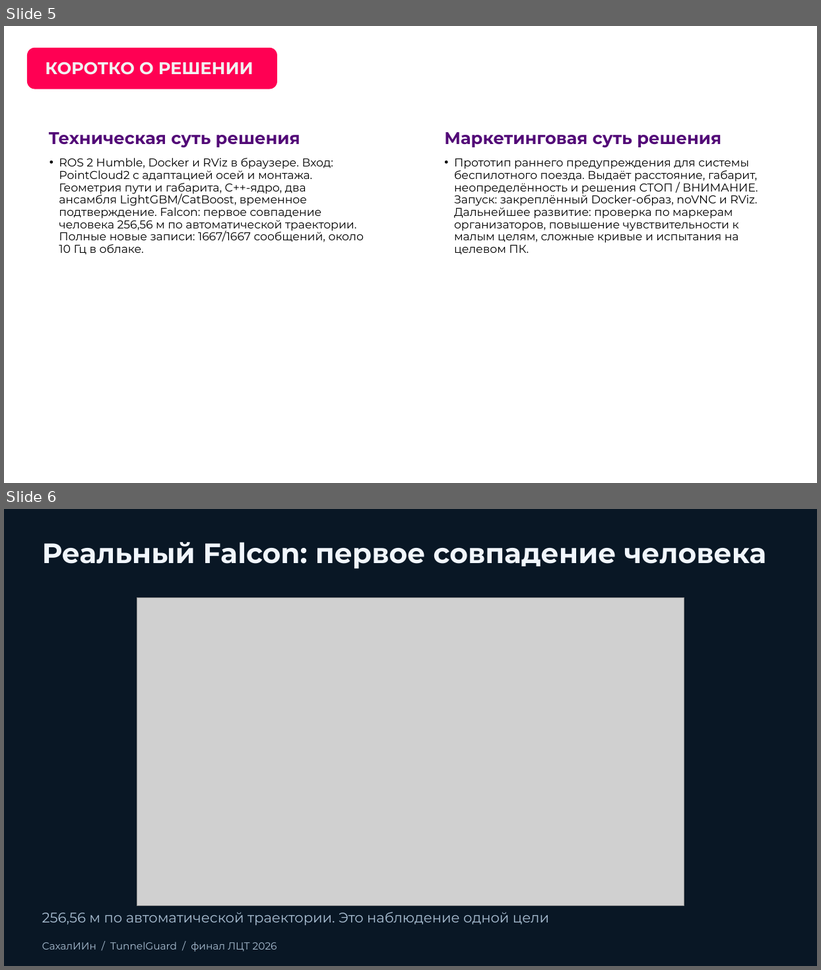
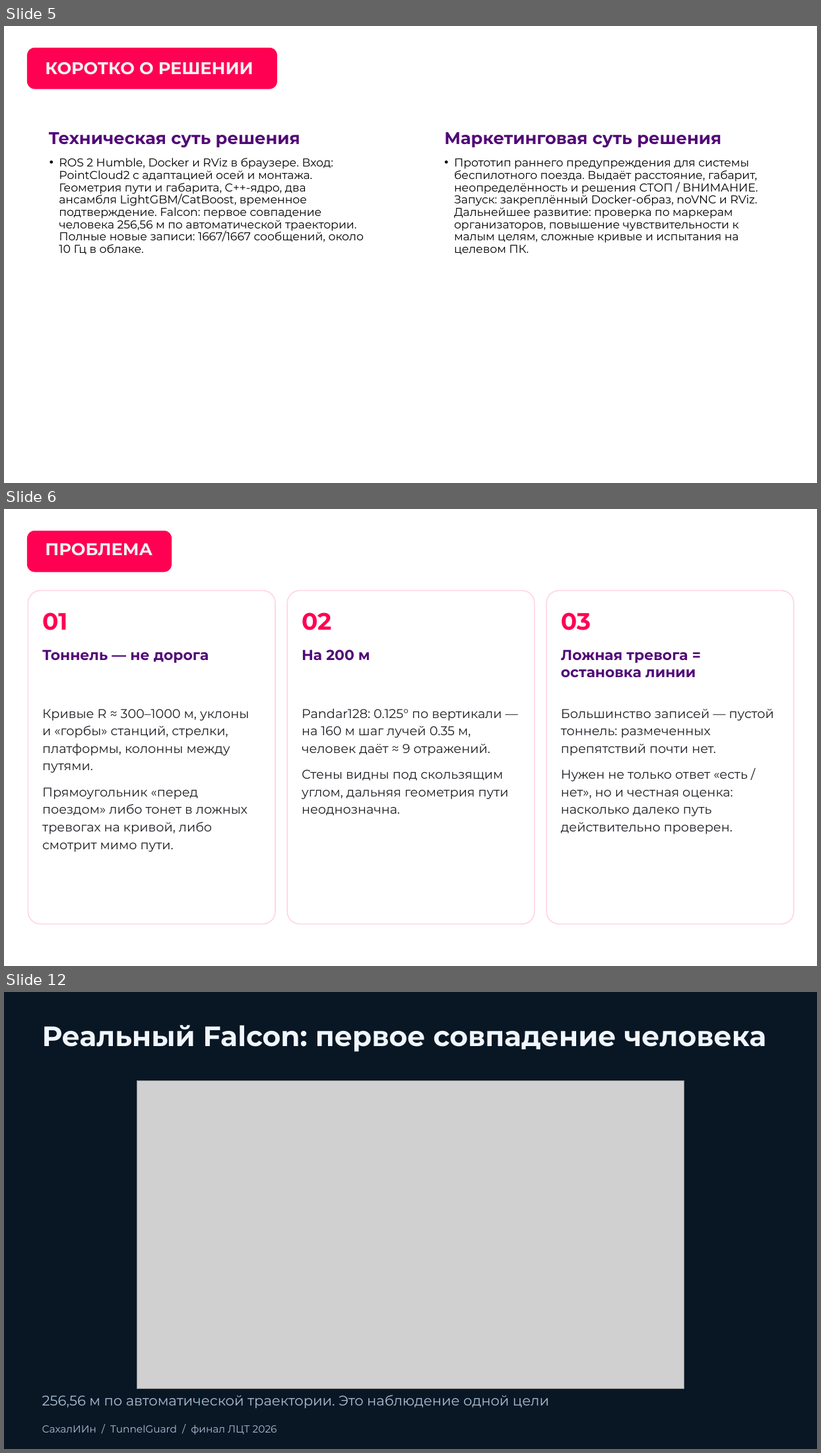
Before and after one commit to EhimenNathan/tunnelguard-lct2026, a slide deck: presentation/finals/СахалИИн_TunnelGuard_ЛЦТ2026_Финал_20261020_Подача.pptx. Shown one above the other, each under a label of ours: slides 5 and 6 before the commit, slides 5, 6 and 12 after it; the slides between them are not shown. The pictures are 821x970 and 821x1453 pixels, drawn with LibreOffice and Linux fonts; fonts in the diff are those of the drawing; grey boxes stand for pictures; background and template pictures are left out. Boxes give left, top, right and bottom in pixels: in the first picture for what was removed or moved away, otherwise in the second. Text is boxed around its words. In the diff, an @@ line names an element or a change of style, - is before the commit and + after.

```diff
--- a/presentation/finals/СахалИИн_TunnelGuard_ЛЦТ2026_Финал_20261020_Подача.pptx
+++ b/presentation/finals/СахалИИн_TunnelGuard_ЛЦТ2026_Финал_20261020_Подача.pptx
@@ slide 6 added at (4,509,817,966), background picture (left out) @@
@@ rounded rectangle added at (27,530,172,572), fill #FF0053 @@
@@ title added at (45,543,152,556), 20 pt, text #F2F2F2, bold @@
+ПРОБЛЕМА
@@ rounded rectangle added at (28,591,275,924), fill #FFFFFF, outline #FFD6E3 1.25 pt @@
@@ rounded rectangle added at (288,591,535,924), fill #FFFFFF, outline #FFD6E3 1.25 pt @@
@@ rounded rectangle added at (547,591,795,924), fill #FFFFFF, outline #FFD6E3 1.25 pt @@
@@ text added at (42,613,67,630), 28 pt, text #FF0053, bold @@
+01
@@ text added at (302,613,331,630), 28 pt, text #FF0053, bold @@
+02
@@ text added at (561,613,591,630), 28 pt, text #FF0053, bold @@
+03
@@ text added at (42,650,209,663), 17 pt, text #520977, bold @@
+Тоннель — не дорога
@@ text added at (302,650,370,661), 17 pt, text #520977, bold @@
+На 200 м
@@ text added at (561,650,696,678), 17 pt, text #520977, bold @@
+Ложная тревога = остановка линии
@@ text added at (42,709,249,852), 15 pt, text #1C1D22 @@
+Кривые R ≈ 300–1000 м, уклоны и «горбы» станций, стрелки, платформы, колонны между путями.
+Прямоугольник «перед поездом» либо тонет в ложных тревогах на кривой, либо смотрит мимо пути.
@@ text added at (302,708,509,816), 15 pt, text #1C1D22 @@
+Pandar128: 0.125° по вертикали — на 160 м шаг лучей 0.35 м, человек даёт ≈ 9 отражений.
+Стены видны под скользящим углом, дальняя геометрия пути неоднозначна.
@@ text added at (561,709,774,834), 15 pt, text #1C1D22 @@
+Большинство записей — пустой тоннель: размеченных препятствий почти нет.
+Нужен не только ответ «есть / нет», но и честная оценка: насколько далеко путь действительно проверен.
@@ page number added at (765,933,803,957), 12 pt, text #FFFFFF @@
+6
@@ what was slide 6 is now slide 12 @@
```
Also in this commit, not shown: 5 other slides added, 1 slide removed, 13 other files.
